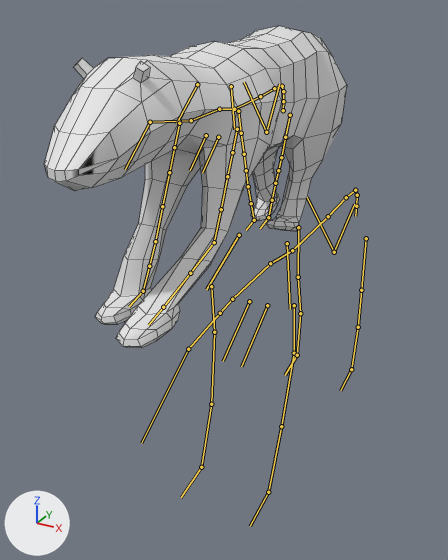
Before and after pictures for a commit that changed the Blender file Assets/Models/polar_bear.blend.
Camera for both pictures: a camera (50 mm lens) standing at (0.94, -2.17, 1.84) and looking at (-0.33, 0.13, 0.69). Every picture has the same lights, and +X, +Y and +Z are marked at lower left. Both versions are drawn at the pose saved in each file; the numbers are the values there. The bones that bend it are drawn over the model as lines. Mesh edges are drawn as thin lines.

In view in the first picture: 'Bear'.
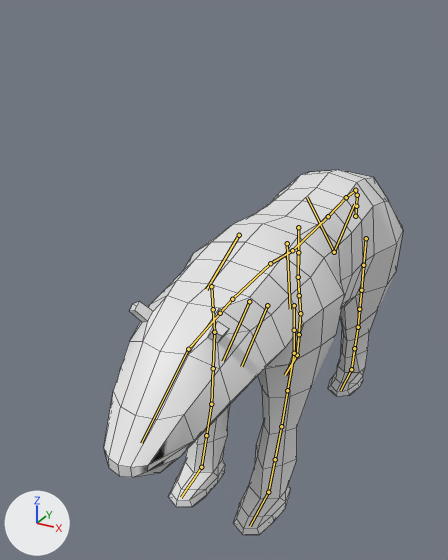
The edits, one by one:
Object 'metarig' (bone_rig_object) moves from (0.001, 0.07, 0.0) to (0.0, 0.0, 0.0).
Object 'metarig' (bone_rig_object) is rescaled from (1.15, 1.5, 1.15) to (1.0, 1.0, 1.0).
Bone 'root' (bone_root) moves from (-0.522, 0.518, 0.581) to (0.0, 0.0, 0.0).
Bone 'torso' (bone_torso) moves from (0.003, 0.025, 0.026) to (0.0, 0.0, 0.0).
Bone 'chest' (bone_chest) turns from (-2, 0, -1) to (0, 0, 0) degrees about its own x, y and z.
Bone 'neck' (bone_neck) moves from (-0.017, 0.011, 0.008) to (0.0, 0.0, 0.0).
Bone 'neck' (bone_neck) turns from (-1, -4, 4) to (0, 0, 0) degrees about its own x, y and z.
Bone 'head' (bone_head) moves from (-0.027, -0.004, -0.086) to (0.0, 0.0, 0.0).
Bone 'front_toe.L' (bone_front_toe_l) moves from (-0.014, 0.295, 0.163) to (0.0, 0.0, 0.0).
Bone 'front_foot_ik.L' (bone_front_foot_ik_l) moves from (0.019, -0.202, 0.027) to (0.0, 0.0, 0.0).
Bone 'MCH-front_foot_parent.L' (bone_mch_front_foot_parent_l) turns from (-63, 1, 2) to (-60, 1, 2) degrees about its own x, y and z.
Bone 'front_foot_ik.R' (bone_front_foot_ik_r) moves from (0.038, -0.315, 0.03) to (0.0, 0.0, 0.0).
Bone 'MCH-front_foot_parent.R' (bone_mch_front_foot_parent_r) turns from (-63, -1, -2) to (-60, -1, -2) degrees about its own x, y and z.
Bone 'foot_ik.L' (bone_foot_ik_l) moves from (-0.082, -0.004, 0.114) to (0.0, 0.0, 0.0).
Bone 'foot_ik.R' (bone_foot_ik_r) moves from (-0.038, 0.284, -0.022) to (0.0, 0.0, 0.0).

What differs and where, as boxes (x1, y1, x2, y2) in the pictures (448 x 560 px):
'Bear', posed (13% taller): before (44, 26, 347, 348); after (104, 170, 403, 535)
